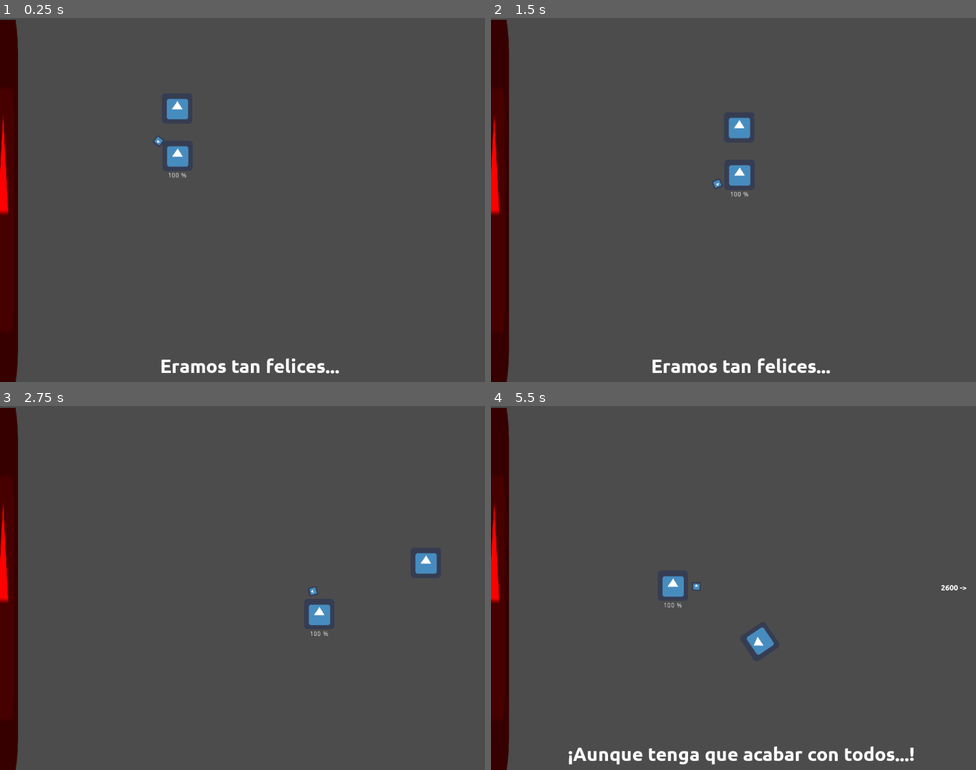
Above: before the commit, frames 1-4 (two rows, left to right).
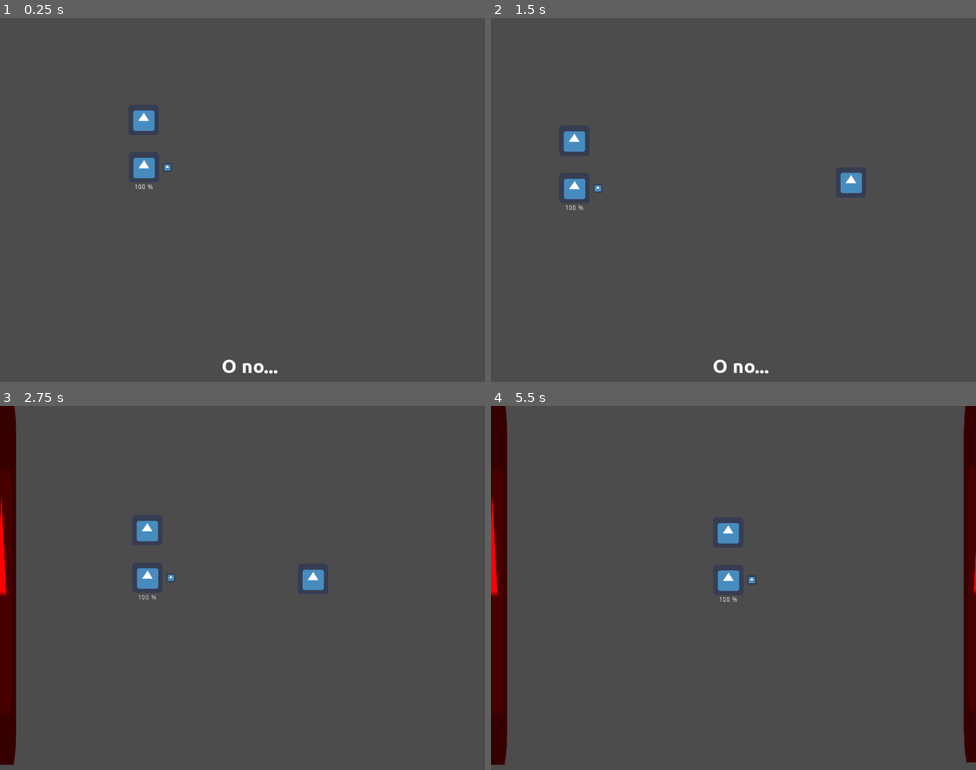
Above: after the commit, the same moments.

Repository: moisesjbc/cinco-etapas
Game: Godot game, scene res://scenes/main_scene/main_scene.tscn
The game is run twice, just before and just after one commit, with the same random seed, the same clock (stepped at 60 frames per second) and the same inputs. The engine's default icon, where the game draws it, is replaced by a stand-in: a white triangle on a blue panel in a dark square.
Inputs (mouse positions are in pixels of both pictures, inside the frame that each line leads up to):
- Up to frame 1 (0.25 s): no input
- Up to frame 2 (1.5 s): move the mouse to (840, 181) at 0.52 s; hold Right (ui_right) 0.53-1.28 s; move the mouse to (636, 218) at 1.27 s; hold Down (ui_down) from 1.28 s (still down)
- Up to frame 3 (2.75 s): move the mouse to (291, 507) at 2.02 s; release Down (ui_down) at 2.03 s; hold Right (ui_right) from 2.03 s (still down)
- Up to frame 4 (5.5 s): move the mouse to (709, 660) at 2.77 s; release Right (ui_right) at 2.78 s; hold Up (ui_up) 2.78-3.53 s; move the mouse to (879, 642) at 3.52 s; hold Left (ui_left) 3.53-5.03 s; move the mouse to (588, 533) at 4.27 s; move the mouse to (757, 588) at 5.02 s; hold Down (ui_down) from 5.03 s (still down)

The runs differ from the first frame. In frame 1, 5.5% of the frame differs, in the area x 0-70%, y 0-100%; in frame 2, 5.8%, in the area x 0-77%, y 0-100%; in frame 3, 2.1%; in frame 4, 5.6%.

Commit message:
Added depression stage (simple)

Diff:
--- a/godot-project/scenes/death/death.gd
+++ b/godot-project/scenes/death/death.gd
@@ -2,5 +2,14 @@
 
 onready var player = get_node("/root/main_scene/player")
 
+export var to_right: bool = true
+var velocity: Vector2
+
+func ready():
+	if to_right:
+		velocity = Vector2(1.0, 0.0)
+	else:
+		velocity = Vector2(-1.0, 0.0)
+
 func _physics_process(delta):
-	move_and_collide(Vector2(1.0, 0.0) * max(player.base_traveling_speed - player.traveling_speed, 0) * delta)
+	move_and_collide(velocity * max(player.base_traveling_speed - player.traveling_speed, 0) * delta)
--- a/godot-project/scenes/friends_respawn/friends_respawn.gd
+++ b/godot-project/scenes/friends_respawn/friends_respawn.gd
@@ -4,6 +4,9 @@
 
 
 func _on_respawn_timer_timeout():
+	respawn_friend(null)
+
+func respawn_friend(speed):
 	# Set a random respawn position
 	$path/path_follow.set_offset(randi())
 
@@ -11,7 +14,8 @@
 	var friend = friend_scene.instance()
 	friend.global_position = $path/path_follow.global_position
 	get_tree().root.add_child(friend)
-
+	if speed:
+		friend.speed = 300
 
 func enable():
 	$respawn_timer.start()
--- a/godot-project/scenes/loved_one/loved_one.gd
+++ b/godot-project/scenes/loved_one/loved_one.gd
@@ -9,4 +9,7 @@
 	set_physics_process(true)
 
 func _physics_process(delta):
-	move_and_collide(Vector2(1.0, 0.0).normalized() * 500 * delta)
+	var collision = move_and_collide(Vector2(1.0, 0.0).normalized() * 500 * delta)
+
+func real_global_position():
+	return $sprite.global_position
--- a/godot-project/scenes/main_scene/main_scene.gd
+++ b/godot-project/scenes/main_scene/main_scene.gd
@@ -2,11 +2,12 @@
 
 var current_stage: int = -1
 var distance_to_loved_one = 0
+var death_right
 
 onready var current_state
 
 func _ready():
-	change_state("state_0_loss")
+	change_state("state_4_depression_act_0")
 
 func change_state(new_state):
 	current_state = get_node(new_state)
@@ -21,3 +22,18 @@
 func _physics_process(delta):
 	if current_state and current_state.has_method("process"):
 		current_state.process(delta)
+
+
+func move_to(node, final_position, delta, flag, speed = 300):
+	if node.global_position.distance_to(final_position) > 30:
+		node.move_and_collide((final_position - node.global_position).normalized() * speed * delta)
+		return false
+	else:
+		return flag and true
+
+
+func set_text(text, pre_callback, post_callback):
+	$story_gui.set_text(text, pre_callback, post_callback)
+
+func set_timeout(time):
+	$stage_timer.start(time)
--- a/godot-project/scenes/main_scene/main_scene.tscn
+++ b/godot-project/scenes/main_scene/main_scene.tscn
@@ -12,6 +12,9 @@
 [ext_resource path="res://scenes/main_scene/states/state_2_anger.gd" type="Script" id=10]
 [ext_resource path="res://scenes/main_scene/states/state_3_bargaining.gd" type="Script" id=11]
 [ext_resource path="res://scenes/main_scene/states/state_4_depression.gd" type="Script" id=12]
+[ext_resource path="res://scenes/loved_one/loved_one.tscn" type="PackedScene" id=13]
+[ext_resource path="res://scenes/main_scene/states/state_4_depression_act_1.gd" type="Script" id=14]
+[ext_resource path="res://scenes/main_scene/states/state_4_depression_act_2.gd" type="Script" id=15]
 
 [sub_resource type="DynamicFont" id=1]
 font_data = ExtResource( 7 )
@@ -53,6 +56,9 @@
 "_edit_use_anchors_": false
 }
 
+[node name="loved_one" parent="." instance=ExtResource( 13 )]
+position = Vector2( 1198.79, 407.454 )
+
 [node name="state_0_loss" type="Node2D" parent="."]
 script = ExtResource( 8 )
 
@@ -65,6 +71,12 @@
 [node name="state_3_bargaining" type="Node2D" parent="."]
 script = ExtResource( 11 )
 
-[node name="state_4_depression" type="Node2D" parent="."]
+[node name="state_4_depression_act_0" type="Node2D" parent="."]
 script = ExtResource( 12 )
+
+[node name="state_4_depression_act_1" type="Node2D" parent="."]
+script = ExtResource( 14 )
+
+[node name="state_4_depression_act_2" type="Node2D" parent="."]
+script = ExtResource( 15 )
 [connection signal="timeout" from="stage_timer" to="." method="_on_stage_timer_timeout"]
--- a/godot-project/scenes/main_scene/states/state_4_depression.gd
+++ b/godot-project/scenes/main_scene/states/state_4_depression.gd
@@ -2,7 +2,11 @@
 
 var state_machine
 onready var player = get_node("/root/main_scene/player")
+onready var loved_one = get_node("/root/main_scene/loved_one")
 onready var death = get_node("/root/main_scene/death")
+var player_final_position = Vector2(150.0, 368.0)
+var loved_one_final_position = Vector2(500.0, 470.0)
+var death_final_position = Vector2(-100.0, 368.0)
 
 func start():
 	state_machine.get_node("distance_label").queue_free()
@@ -16,5 +20,15 @@
 	state_machine.get_node("player").disable_input()
 
 func process(delta):
-	player.move_and_collide((Vector2(150.0, 368.0) - player.global_position).normalized() * 300 * delta)
-	death.move_and_collide((Vector2(0.0, 368.0) - death.global_position).normalized() * 300 * delta)
+	var all_in_position = true
+	if player.global_position.distance_to(player_final_position) > 30:
+		all_in_position = false
+		player.move_and_collide((player_final_position - player.global_position).normalized() * 300 * delta)
+	if loved_one.global_position.distance_to(loved_one_final_position) > 30:
+		all_in_position = false
+		loved_one.move_and_collide((loved_one_final_position - loved_one.global_position).normalized() * 300 * delta)
+	if death.global_position.distance_to(death_final_position) > 30:
+		all_in_position = false
+		death.move_and_collide((death_final_position - death.global_position).normalized() * 300 * delta)
+	if all_in_position:
+		state_machine.change_state("state_4_depression_act_1")
--- /dev/null
+++ b/godot-project/scenes/main_scene/states/state_4_depression_act_1.gd
@@ -0,0 +1,49 @@
+extends Node2D
+
+var state_machine
+
+var player
+var player_final_position
+var loved_one
+var loved_one_final_position = Vector2(990, 460)
+var death_scene = preload("res://scenes/death/death.tscn")
+var death_right
+var death_right_final_position
+var death_left
+var death_left_final_position
+
+func start():
+	player = state_machine.get_node("/root/main_scene/player")
+	player_final_position = state_machine.get_node("/root/main_scene/loved_one").real_global_position()
+	loved_one = state_machine.get_node("/root/main_scene/loved_one")
+
+	death_left = get_node("/root/main_scene/death")
+	death_left_final_position = Vector2(300, death_left.global_position.y)
+
+	death_right = death_scene.instance()
+	state_machine.death_right = death_right
+	death_right.to_right = false
+	death_right.global_position = Vector2(1300.0, 368)
+	death_right.name = "death_right"
+	death_right_final_position = Vector2(1000.0, death_right.global_position.y)
+	get_tree().root.add_child(death_right)
+
+	death_left_final_position = Vector2(30.0, death_left.global_position.y)
+
+func process(delta):
+	var all_in_position = state_machine.move_to(player, player_final_position, delta, true)
+	if loved_one:
+		all_in_position = state_machine.move_to(loved_one, loved_one_final_position, delta, all_in_position)
+	all_in_position = state_machine.move_to(death_right, death_right_final_position, delta, all_in_position)
+	all_in_position = state_machine.move_to(death_left, death_left_final_position, delta, all_in_position)
+	if all_in_position:
+		if loved_one:
+			loved_one.queue_free()
+			loved_one = null
+			state_machine.set_timeout(2)
+
+func timeout():
+	state_machine.set_text("¿Por qué...?", null, funcref(self, "change_to_next_state"))
+
+func change_to_next_state():
+	state_machine.change_state("state_4_depression_act_2")
--- /dev/null
+++ b/godot-project/scenes/main_scene/states/state_4_depression_act_2.gd
@@ -0,0 +1,44 @@
+extends Node2D
+
+var state_machine
+var player
+
+var death_left
+var death_right
+
+var death_left_final_position
+var death_right_final_position
+
+func start():
+	player = get_node("/root/main_scene/player")
+	player.enable_input()
+
+	var friends_respawn = state_machine.get_node("friends_respawn")
+	friends_respawn.respawn_friend(500)
+	friends_respawn.respawn_friend(500)
+	friends_respawn.respawn_friend(500)
+	friends_respawn.respawn_friend(500)
+	friends_respawn.respawn_friend(500)
+	friends_respawn.respawn_friend(500)
+
+	death_left = get_node("/root/main_scene/death")
+	death_left_final_position = Vector2(400.0, death_left.global_position.y)
+
+	death_right = state_machine.death_right
+	death_right_final_position = Vector2(650.0, death_right.global_position.y)
+	state_machine.set_text("Es imposible...", null, funcref(self, "step_1"))
+
+func step_1():
+	state_machine.set_text("No sirve de nada", null, funcref(self, "step_2"))
+
+func step_2():
+	state_machine.set_text("[color=#00FF00]¡Aguanta![/color]", null, funcref(self, "step_3"))
+
+func step_3():
+	state_machine.set_text("¿...Luís?", null, null)
+
+func process(delta):
+	var all_in_position = state_machine.move_to(death_left, death_left_final_position, delta, true, 40)
+	all_in_position = state_machine.move_to(death_right, death_right_final_position, delta, all_in_position, 40)
+	if all_in_position:
+		print("Wololooo")
--- a/godot-project/scenes/player/player.gd
+++ b/godot-project/scenes/player/player.gd
@@ -54,6 +54,9 @@
 func disable_input():
 	input_enabled = false
 
+func enable_input():
+	input_enabled = true
+
 func stick_friend(friend):
 	add_child(friend)
 	n_sticked_friends += 1
Not shown: 1 places in godot-project/scenes/main_scene/main_scene.tscn that only renumber resources
